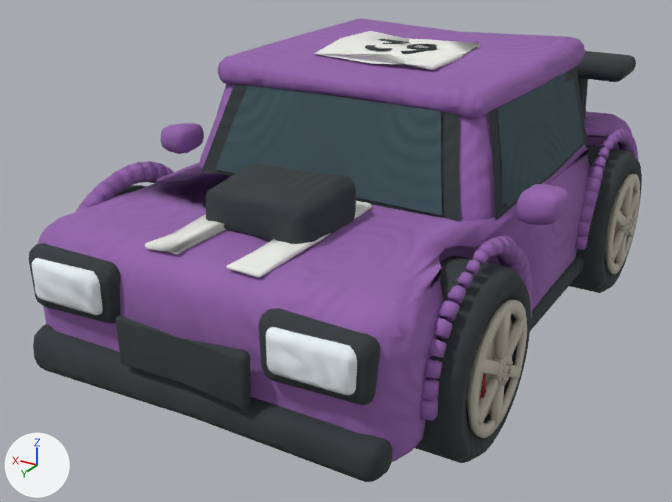
Before and after pictures for a commit that changed the glTF model assets/styles/bright_clay/models/car_muscle.glb.
Before and after are seen from a 50 mm lens placed at (-2.63, 4.99, 2.86), pointed at (0.19, 0.29, 0.51). Every picture has the same lights, and +X, +Y and +Z are marked at lower left. The first picture is the older version. Where no turn or scale is listed for an object, it has been applied to the vertices. Vertices at exactly the same position are counted once.

The first picture shows 'Body.006', 'WheelMesh.024', 'WheelMesh.026' and 1 more.
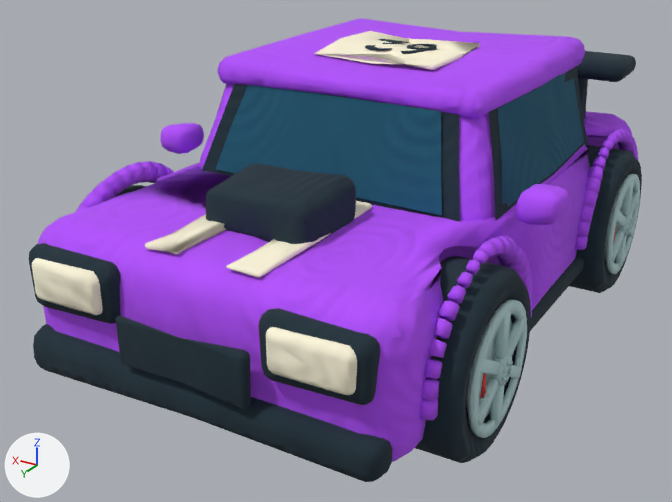
Boxes [x1, y1, x2, y2] around the edits, measured in the pictures (672 x 502 px):
part 1 of me_cylinder_733, recoloured
    both: [29, 18, 639, 477]

The edits, one by one:
me_cylinder_733 has 4652 vertices, 8800 faces and spans x -0.2..2.44, y -2.85..1.33, z -0.75..0.82.
me_cylinder_733 is used by ob_body_006; location (-1.12, 0.744, 0.947).
me_cylinder_733 part 1: 8800 faces centred in x -0.2..2.44, y -2.84..1.33, z -0.74..0.82 are repainted in the vertex colours; the middle colour goes from purple #9463ab to purple #b24edb.
